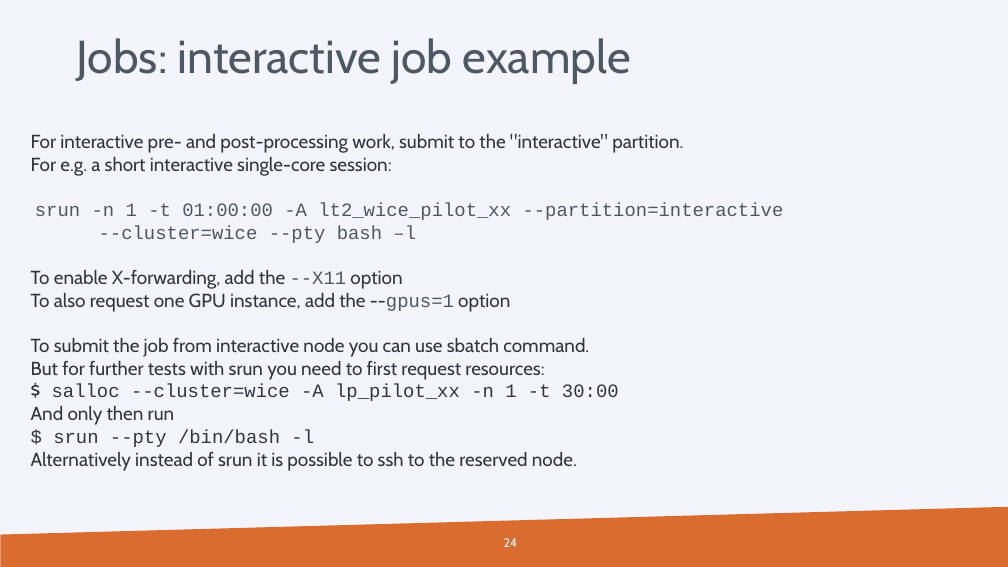
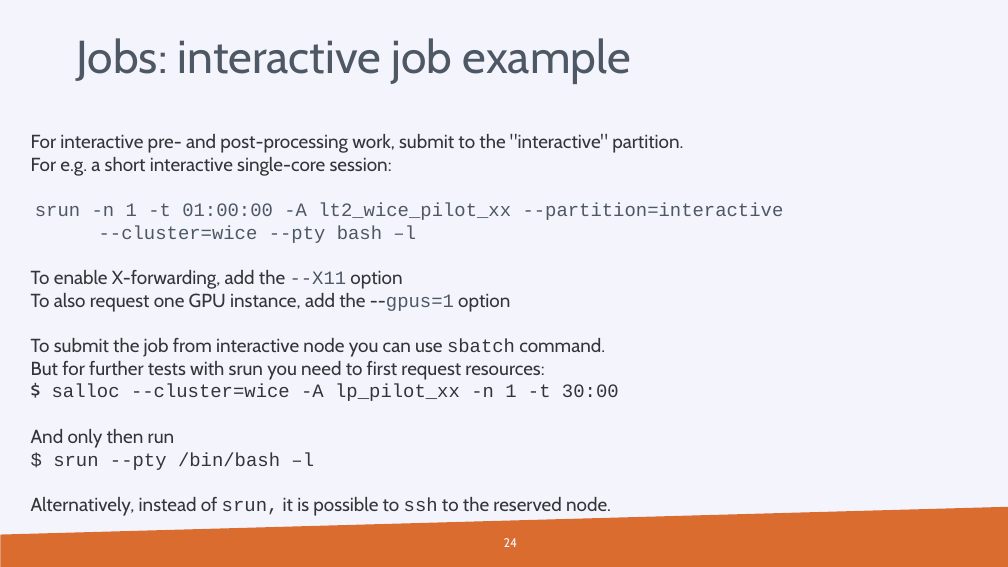
Before and after one commit to hpcleuven/wice-inauguration, a slide deck: slide 24 of Slurm session.pptx. Drawn at 1008x567 pixels with LibreOffice and Linux fonts; fonts in the diff are those of the drawing; background and template pictures are left out. Boxes give left, top, right and bottom in pixels: in the first picture for what was removed or moved away, otherwise in the second. Text is boxed around its words. In the diff, an @@ line names an element or a change of style, - is before the commit and + after.

```diff
--- a/Slurm session.pptx
+++ b/Slurm session.pptx
@@ text at <box>31,338,605,357</box>: font Cabin to Courier New in "sbatch" @@
@@ text at <box>31,452,611,516</box>: text changed @@
-$ srun --pty /bin/bash -l
-Alternatively instead of srun it is possible to ssh to the reserved node.
+$ srun --pty /bin/bash –l
+Alternatively, instead of srun, it is possible to ssh to the reserved node.
```
Also in this commit, not shown: 15 other slides changed.
